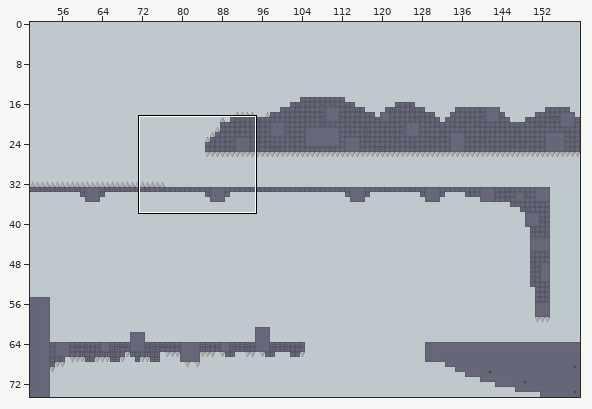
A Tiled map (JSON) gets an edit: assets/levels/SpikesAndFalls.json. Above: a wide view before the commit, with the close-up outlined.
Close-up. Earlier state:
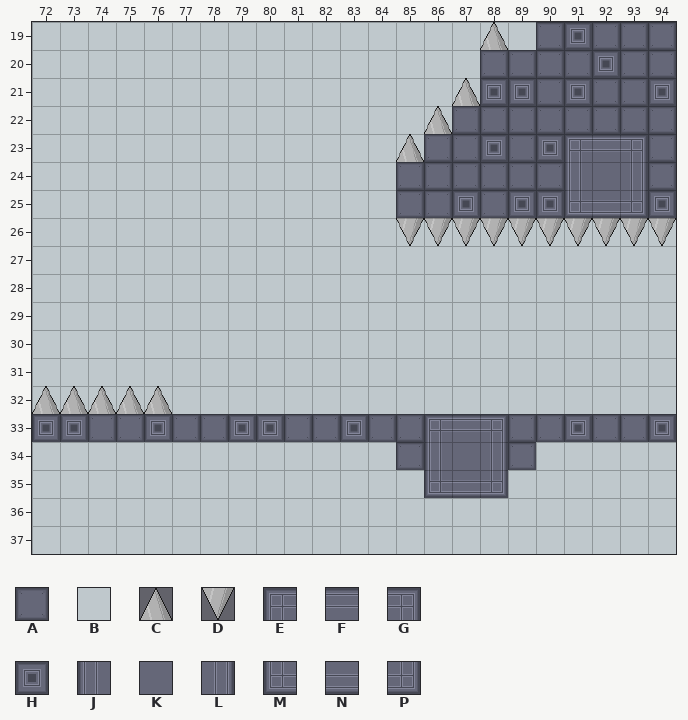
Cells are 32x32 px. Shown: x 72..94, y 19..37. The commit also changed other parts of the map, which this record leaves out.
Key: from "backgrounds": A 46, B 92; from "hazards": C 0, D 1; from "tilesheet2": E 60, F 61, G 62, H 65, J 75, K 76, L 77, M 90, N 91, P 92.
_ is an empty cell, # one hidden under a higher layer.
Layer "background" before, first column x 72:
19 BBBBBBBBBBBBBBBBBB#####
20 BBBBBBBBBBBBBBBB#######
21 BBBBBBBBBBBBBBBB#######
22 BBBBBBBBBBBBBBB########
23 BBBBBBBBBBBBBB#########
24 BBBBBBBBBBBBB##########
25 BBBBBBBBBBBBB##########
26 BBBBBBBBBBBBBBBBBBBBBBB
27 BBBBBBBBBBBBBBBBBBBBBBB
28 BBBBBBBBBBBBBBBBBBBBBBB
29 BBBBBBBBBBBBBBBBBBBBBBB
30 BBBBBBBBBBBBBBBBBBBBBBB
31 BBBBBBBBBBBBBBBBBBBBBBB
32 BBBBBBBBBBBBBBBBBBBBBBB
33 #######################
34 BBBBBBBBBBBBBA###ABBBBB
35 BBBBBBBBBBBBBB###BBBBBB
36 BBBBBBBBBBBBBBBBBBBBBBB
37 BBBBBBBBBBBBBBBBBBBBBBB
Layer "Collisions" before, first column x 72:
19 __________________AHAAA
20 ________________AAAAHAA
21 ________________HHAHAAH
22 _______________AAAAAAAA
23 ______________AAHAHEFGA
24 _____________AAAAAAJKLA
25 _____________AAHAHHMNPH
26 _______________________
27 _______________________
28 _______________________
29 _______________________
30 _______________________
31 _______________________
32 _______________________
33 HHAAHAAHHAAHAAEFGAAHAAH
34 ______________JKL______
35 ______________MNP______
36 _______________________
37 _______________________
Layer "hazards" before, first column x 72:
19 ________________C______
20 _______________________
21 _______________C_______
22 ______________C________
23 _____________C_________
24 _______________________
25 _______________________
26 _____________DDDDDDDDDD
27 _______________________
28 _______________________
29 _______________________
30 _______________________
31 _______________________
32 CCCCC__________________
33 _______________________
34 _______________________
35 _______________________
36 _______________________
37 _______________________
Once edited:
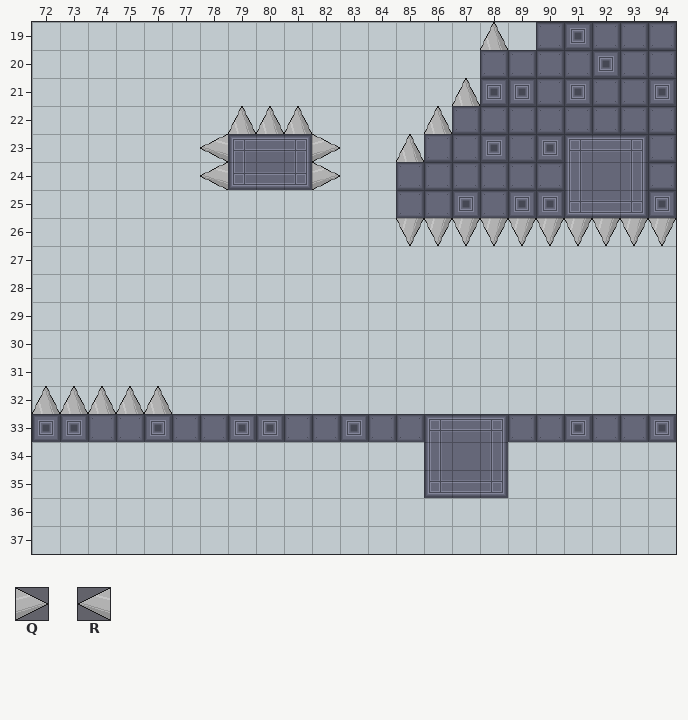
Further tiles: from "hazards": Q 2, R 3.
From old to new:
{"where": "layer \"background\""}
{"y":34,"x":85,"old":"A","new":"B"}
{"y":34,"x":89,"old":"A","new":"B"}
{"where": "layer \"Collisions\""}
{"y":23,"x":79,"old":"___","new":"EFG"}
{"y":24,"x":79,"old":"___","new":"MNP"}
{"where": "layer \"hazards\""}
{"y":22,"x":79,"old":"___","new":"CCC"}
{"y":23,"x":78,"old":"_","new":"R"}
{"y":23,"x":82,"old":"_","new":"Q"}
{"y":24,"x":78,"old":"_","new":"R"}
{"y":24,"x":82,"old":"_","new":"Q"}
{"label":"added","picture_box":[200,106,340,190]}
{"label":"changed","picture_box":[396,442,424,470]}
{"label":"changed","picture_box":[508,442,536,470]}
